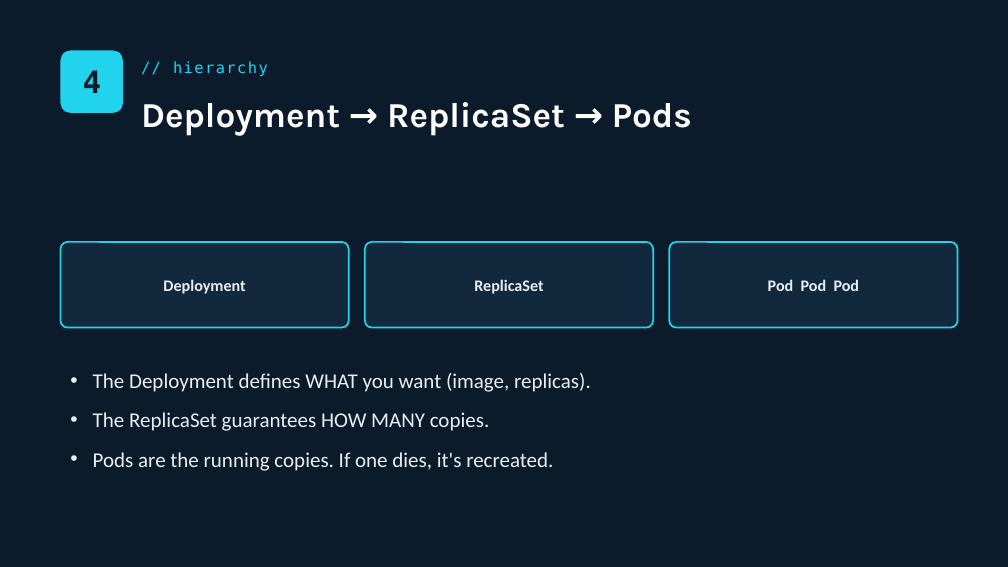
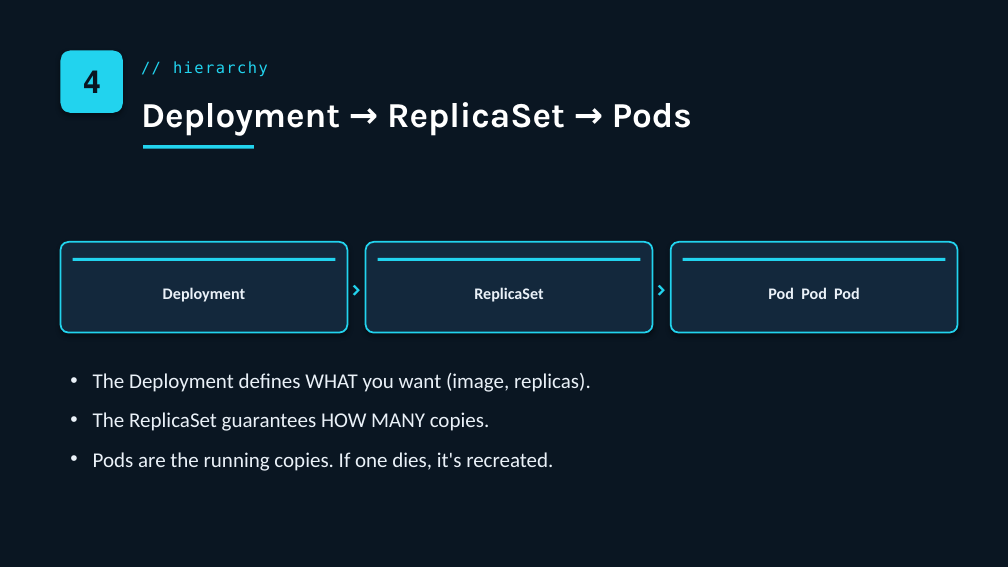
Before and after one commit to Finithe-Phoenix/devops-contenedores-kubernetes-curso, a slide deck: slide 5 of slides/03_Day_3_Kubernetes_Helm.pptx. Drawn at 1008x567 pixels with LibreOffice and Linux fonts; fonts in the diff are those of the drawing. Boxes give left, top, right and bottom in pixels: in the first picture for what was removed or moved away, otherwise in the second. Text is boxed around its words. In the diff, an @@ line names an element or a change of style, - is before the commit and + after.

```diff
--- a/slides/03_Day_3_Kubernetes_Helm.pptx
+++ b/slides/03_Day_3_Kubernetes_Helm.pptx
@@ background #0B1B2B to #0A1622 @@
@@ text "4" at [83,70,102,93]: text colour #0B1B2B to #0A1622 @@
@@ rounded rectangle at [60,50,123,113]: shadow on @@
@@ rectangle added at [143,145,254,149], fill #22D3EE @@
@@ rounded rectangle: place and size @@
-rounded rectangle at [60,242,349,328]
+rounded rectangle at [60,242,348,333]
@@ text "Deployment": place and size @@
-text "Deployment" at [163,279,245,294]
+text "Deployment" at [163,287,245,302]
@@ rectangle added at [73,258,336,261], fill #22D3EE @@
@@ text added at [344,242,370,333], 18 pt, text #22D3EE, bold @@
+›
@@ rounded rectangle: place and size @@
-rounded rectangle at [365,242,653,328]
+rounded rectangle at [366,242,653,333]
@@ text "ReplicaSet": place and size @@
-text "ReplicaSet" at [474,279,543,294]
+text "ReplicaSet" at [474,287,543,302]
@@ rectangle added at [378,258,641,261], fill #22D3EE @@
@@ text added at [648,242,674,333], 18 pt, text #22D3EE, bold @@
+›
@@ fill #12293D to #13283C; shadow on; proportions changed in 3 elements at [60,242,348,333], [366,242,653,333], [670,242,958,333] @@
@@ rounded rectangle: place and size @@
-rounded rectangle at [669,242,958,328]
+rounded rectangle at [670,242,958,333]
@@ text colour #E8EEF5 to #EAF1F8 in 3 elements at [163,287,245,302], [474,287,543,302], [768,287,860,299] @@
@@ text "Pod Pod Pod": place and size @@
-text "Pod Pod Pod" at [768,279,860,291]
+text "Pod Pod Pod" at [768,287,860,299]
@@ rectangle added at [682,258,946,261], fill #22D3EE @@
```
Also in this commit, not shown: 13 other slides changed, 7 other files.
